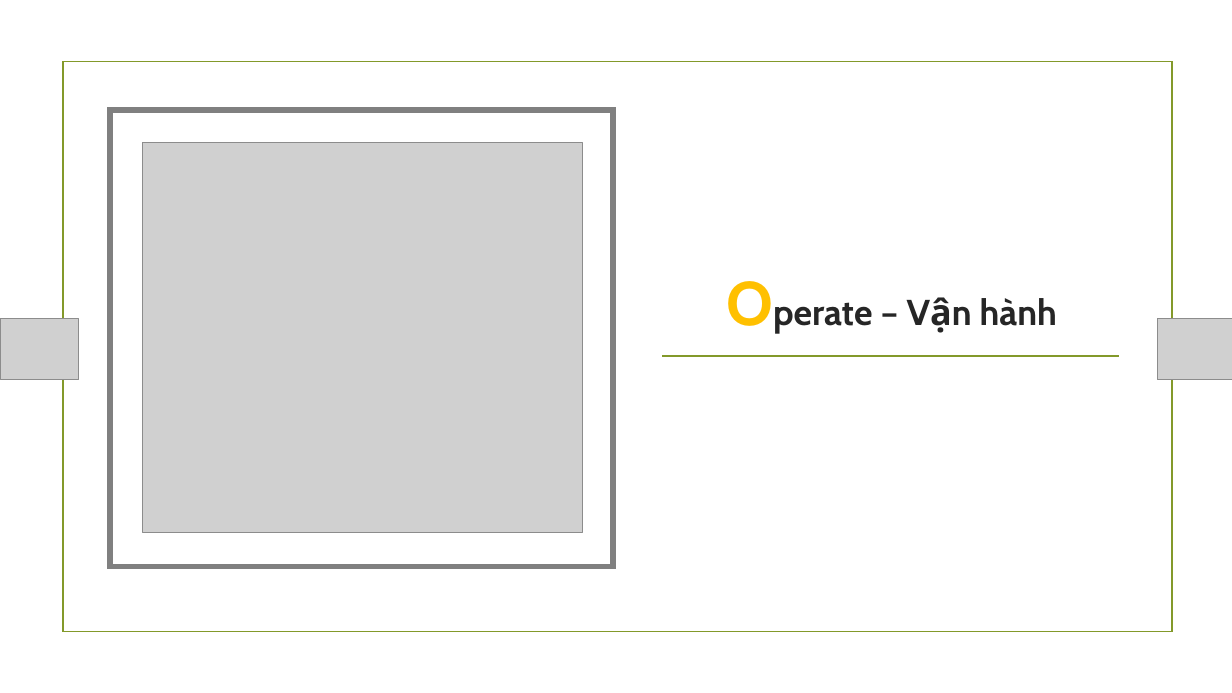
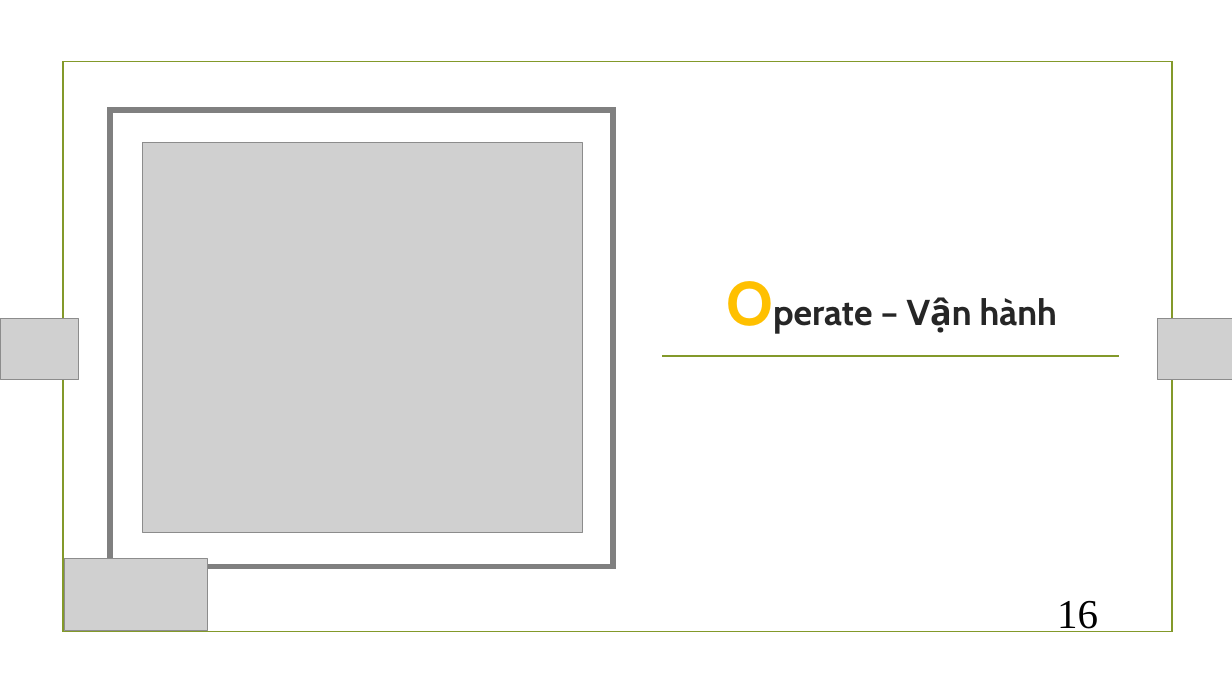
Before and after one commit to thinnguyen625/Project_lego, a slide deck: slide 16 of Presentation.pptx (slide 15 before the commit). Drawn at 1232x693 pixels with LibreOffice and Linux fonts; fonts in the diff are those of the drawing; grey boxes stand for pictures; background and template pictures are left out. Boxes give left, top, right and bottom in pixels: in the first picture for what was removed or moved away, otherwise in the second. Text is boxed around its words. In the diff, an @@ line names an element or a change of style, - is before the commit and + after.

```diff
--- a/Presentation.pptx
+++ b/Presentation.pptx
@@ picture added at [65,559,208,630] @@
@@ page number added at [1057,600,1098,632], 32 pt, text #000000 @@
+16
```
Also in this commit, not shown: 14 other slides changed, 2 slides added, 1 other file.
